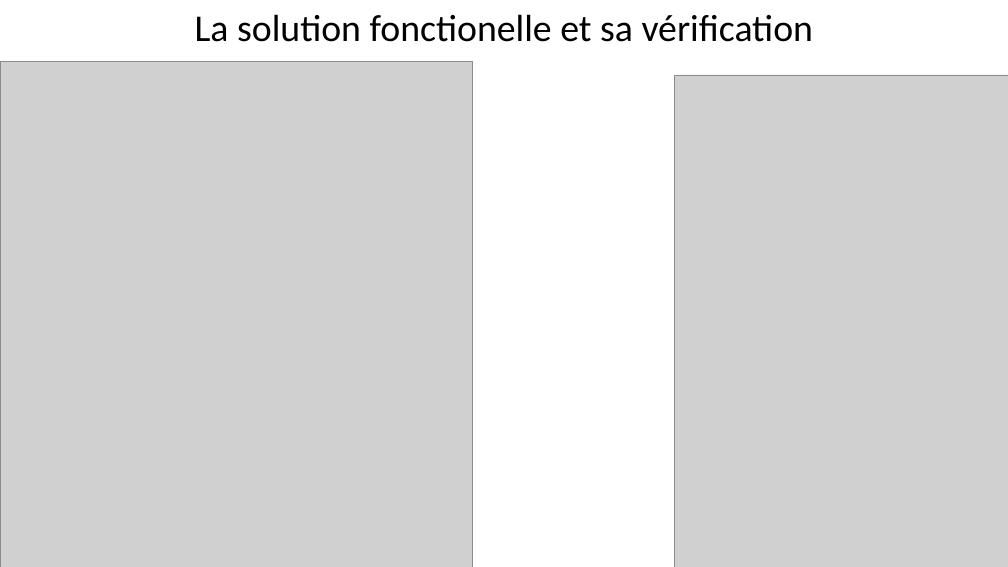
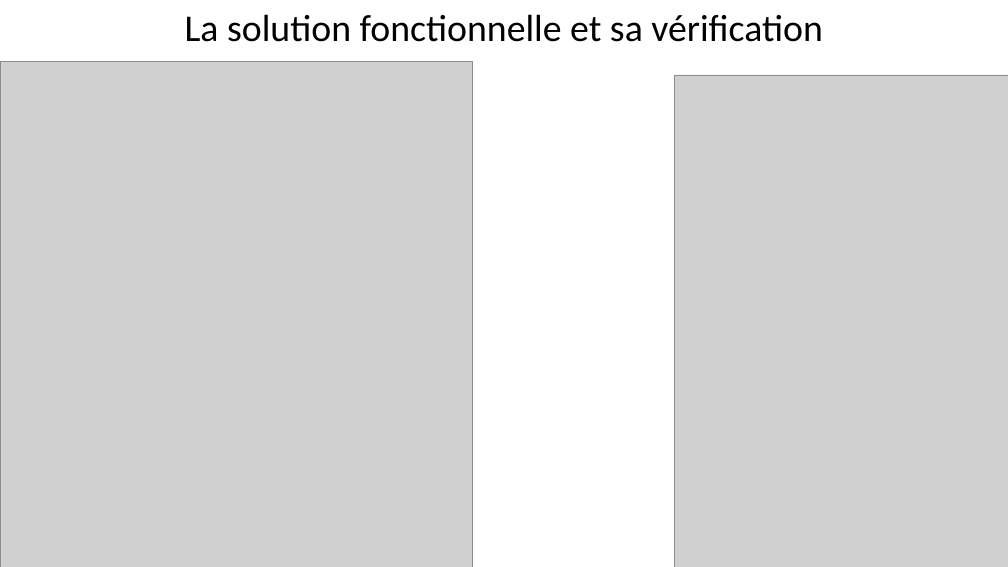
Before and after one commit to emmo78/Project_DA_Java_EN_Come_to_the_Rescue_of_a_Java_Application, a slide deck: slide 12 of PresentationOlivierMOREL.pptx. Drawn at 1008x567 pixels with LibreOffice and Linux fonts; fonts in the diff are those of the drawing; grey boxes stand for pictures. Boxes give left, top, right and bottom in pixels: in the first picture for what was removed or moved away, otherwise in the second. Text is boxed around its words. In the diff, an @@ line names an element or a change of style, - is before the commit and + after.

```diff
--- a/PresentationOlivierMOREL.pptx
+++ b/PresentationOlivierMOREL.pptx
@@ text at (x1=185, y1=14, x2=823, y2=42): text changed @@
-La solution fonctionelle et sa vérification
+La solution fonctionnelle et sa vérification
```
Also in this commit, not shown: 4 other slides changed, 6 slides added, 6 slides removed.
